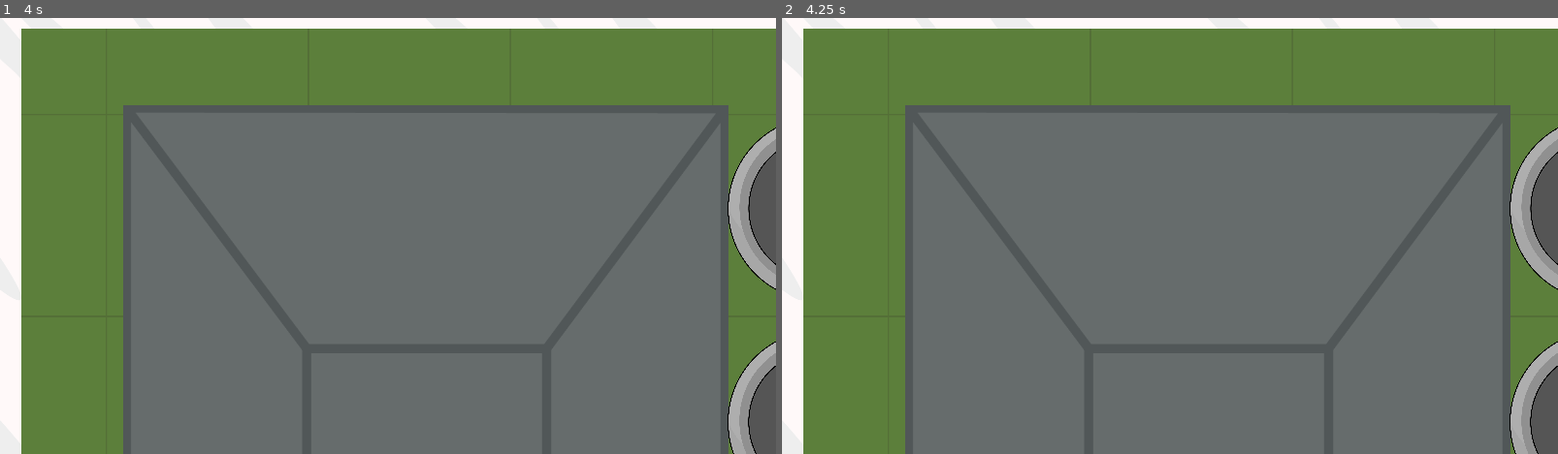
Above: before the commit, frames 1-2 (left to right).
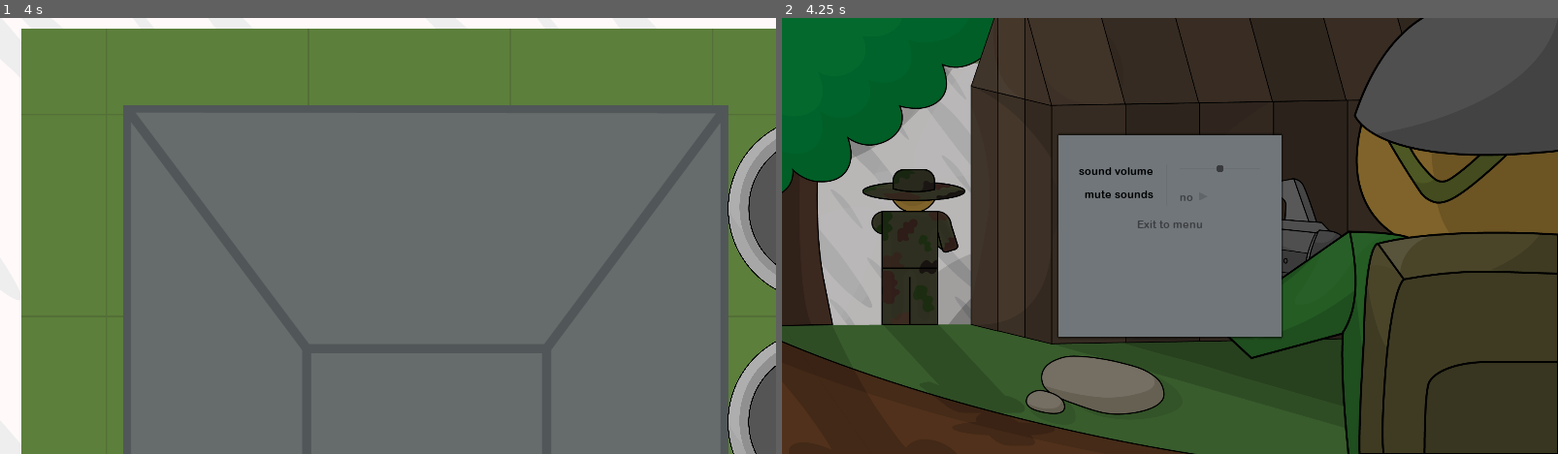
Above: after the commit, the same moments.

Repository: michalbie/Spinningeddon
Game: Godot game, scene res://Scenes/World/World.tscn
The game is run twice, just before and just after one commit, with the same random seed, the same clock (stepped at 60 frames per second) and the same inputs. This scene is started directly instead of the project's main scene.
Inputs (mouse positions are in pixels of both pictures, inside the frame that each line leads up to):
- Up to frame 1 (4 s): tap Enter at 0.5, 2, 3.5 s; move the mouse to (558, 214) at 0.52 s; press the mouse at (558, 214) at 0.53 s; tap Space at 1.25, 2.75 s; move the mouse to (232, 257) at 1.27 s; release the mouse at (232, 257) at 1.28 s; right-click (232, 257) at 1.35 s; move the mouse to (465, 140) at 2.02 s; press the mouse at (465, 140) at 2.03 s; move the mouse to (349, 323) at 2.77 s; release the mouse at (349, 323) at 2.78 s; right-click (349, 323) at 2.85 s; move the mouse to (620, 301) at 3.52 s; press the mouse at (620, 301) at 3.53 s
- Up to frame 2 (4.25 s): tap Escape (ui_cancel) at 4.15 s

Frame 1 is identical in both runs. In frame 2, 85% of the frame differs, in the area x 0-100%, y 0-100%.

Commit message:
Added pause menu
There is now a pause menu accessible under ESC key, that allows for changing the settings and leaving the game.

Diff:
--- a/Entities/Character/Character.gd
+++ b/Entities/Character/Character.gd
@@ -88,7 +88,7 @@
 		hp = 0
 		being_removed = true
 		GameManager.world.gameplay_info.rpc("update_kills_info", str(source), self.get_name())
-		if source != "Fog":
+		if source != "Fog" and source != "Heart attack":
 			GameManager.world.get_node(str(source)).kills += 1
 			GameManager.world.get_node(str(source)).hud.rpc_id(int(source), "update_kills", GameManager.world.get_node(str(source)).kills)
 			for id in GameManager.world.get_node(str(source)).observers_list:
--- /dev/null
+++ b/Scenes/HUD/SettingsMenu.gd
@@ -0,0 +1,14 @@
+extends CanvasLayer
+
+
+func _process(delta):
+	if Input.is_action_just_pressed("ui_cancel"):
+		$Settings.visible = !$Settings.visible
+
+
+
+func _on_Button_pressed():
+	var player = GameManager.world.get_node(str(get_tree().get_network_unique_id()))
+	player.got_shot(player.hp, "Heart attack")
+	GameManager.end_game()
+	LobbyManager.lobby._on_ReturnButton_pressed()
--- /dev/null
+++ b/Scenes/HUD/SettingsMenu.tscn
@@ -0,0 +1,206 @@
+[gd_scene load_steps=14 format=2]
+
+[ext_resource path="res://Scenes/MainMenu/SubMenus/Settings/Settings.gd" type="Script" id=1]
+[ext_resource path="res://Scenes/HUD/SettingsMenu.gd" type="Script" id=2]
+[ext_resource path="res://Scenes/MainMenu/assets/dark_opacity.png" type="Texture" id=3]
+[ext_resource path="res://Fonts/Arial-Rounded-MT-Bold_4291.ttf" type="DynamicFontData" id=5]
+[ext_resource path="res://Scenes/MainMenu/assets/menu_art.png" type="Texture" id=6]
+[ext_resource path="res://Scenes/MainMenu/SubMenus/Settings/assets/arrow.png" type="Texture" id=7]
+[ext_resource path="res://Scenes/MainMenu/SubMenus/Settings/assets/grabber.png" type="Texture" id=8]
+
+[sub_resource type="DynamicFont" id=1]
+size = 27
+font_data = ExtResource( 5 )
+
+[sub_resource type="Theme" id=2]
+default_font = SubResource( 1 )
+
+[sub_resource type="StyleBoxFlat" id=3]
+bg_color = Color( 0.443137, 0.466667, 0.482353, 1 )
+shadow_size = 7
+
+[sub_resource type="StyleBoxLine" id=4]
+color = Color( 0.415686, 0.439216, 0.454902, 1 )
+thickness = 2
+vertical = true
+
+[sub_resource type="StyleBoxLine" id=5]
+color = Color( 0.411765, 0.435294, 0.45098, 1 )
+grow_end = 0.0
+thickness = 2
+
+[sub_resource type="StyleBoxLine" id=6]
+color = Color( 0.411765, 0.435294, 0.45098, 1 )
+thickness = 2
+
+[node name="SettingsMenu" type="CanvasLayer"]
+script = ExtResource( 2 )
+
+[node name="Settings" type="Control" parent="."]
+visible = false
+anchor_right = 1.0
+anchor_bottom = 1.0
+theme = SubResource( 2 )
+script = ExtResource( 1 )
+__meta__ = {
+"_edit_use_anchors_": false
+}
+
+[node name="Background" type="TextureRect" parent="Settings"]
+margin_right = 40.0
+margin_bottom = 40.0
+texture = ExtResource( 6 )
+__meta__ = {
+"_edit_use_anchors_": false
+}
+
+[node name="BackgroundDarken" type="TextureRect" parent="Settings"]
+margin_right = 40.0
+margin_bottom = 40.0
+texture = ExtResource( 3 )
+__meta__ = {
+"_edit_use_anchors_": false
+}
+
+[node name="CenterContainer" type="CenterContainer" parent="Settings"]
+margin_left = 10.0
+margin_top = 10.0
+margin_right = 1910.0
+margin_bottom = 1070.0
+__meta__ = {
+"_edit_use_anchors_": false
+}
+
+[node name="PanelContainer" type="PanelContainer" parent="Settings/CenterContainer"]
+margin_left = 675.0
+margin_top = 280.0
+margin_right = 1225.0
+margin_bottom = 780.0
+rect_min_size = Vector2( 550, 500 )
+custom_styles/panel = SubResource( 3 )
+
+[node name="MarginContainer" type="MarginContainer" parent="Settings/CenterContainer/PanelContainer"]
+margin_right = 550.0
+margin_bottom = 500.0
+
+[node name="VBoxContainer" type="VBoxContainer" parent="Settings/CenterContainer/PanelContainer/MarginContainer"]
+margin_right = 550.0
+margin_bottom = 500.0
+custom_constants/separation = 28
+
+[node name="HBoxContainer" type="HBoxContainer" parent="Settings/CenterContainer/PanelContainer/MarginContainer/VBoxContainer"]
+margin_bottom = 46.0
+rect_min_size = Vector2( 0, 46 )
+size_flags_horizontal = 0
+size_flags_vertical = 0
+__meta__ = {
+"_edit_use_anchors_": false
+}
+
+[node name="HBoxContainer4" type="HBoxContainer" parent="Settings/CenterContainer/PanelContainer/MarginContainer/VBoxContainer"]
+margin_left = 52.0
+margin_top = 74.0
+margin_right = 497.0
+margin_bottom = 173.0
+size_flags_horizontal = 4
+custom_constants/separation = 30
+
+[node name="VBoxContainer" type="VBoxContainer" parent="Settings/CenterContainer/PanelContainer/MarginContainer/VBoxContainer/HBoxContainer4"]
+margin_right = 181.0
+margin_bottom = 99.0
+custom_constants/separation = 25
+
+[node name="VolumeLabel" type="Label" parent="Settings/CenterContainer/PanelContainer/MarginContainer/VBoxContainer/HBoxContainer4/VBoxContainer"]
+margin_right = 181.0
+margin_bottom = 32.0
+size_flags_horizontal = 8
+custom_colors/font_color = Color( 0, 0, 0, 1 )
+text = "sound volume"
+align = 1
+
+[node name="MuteLabel" type="Label" parent="Settings/CenterContainer/PanelContainer/MarginContainer/VBoxContainer/HBoxContainer4/VBoxContainer"]
+margin_left = 13.0
+margin_top = 57.0
+margin_right = 181.0
+margin_bottom = 89.0
+size_flags_horizontal = 8
+custom_colors/font_color = Color( 0, 0, 0, 1 )
+text = "mute sounds"
+align = 1
+
+[node name="VSeparator" type="VSeparator" parent="Settings/CenterContainer/PanelContainer/MarginContainer/VBoxContainer/HBoxContainer4"]
+margin_left = 211.0
+margin_right = 215.0
+margin_bottom = 99.0
+size_flags_horizontal = 0
+custom_styles/separator = SubResource( 4 )
+
+[node name="VBoxContainer2" type="VBoxContainer" parent="Settings/CenterContainer/PanelContainer/MarginContainer/VBoxContainer/HBoxContainer4"]
+margin_left = 245.0
+margin_right = 445.0
+margin_bottom = 99.0
+size_flags_horizontal = 0
+custom_constants/separation = 41
+
+[node name="VolumeSlider" type="HSlider" parent="Settings/CenterContainer/PanelContainer/MarginContainer/VBoxContainer/HBoxContainer4/VBoxContainer2"]
+margin_right = 200.0
+margin_bottom = 18.0
+rect_min_size = Vector2( 200, 0 )
+mouse_default_cursor_shape = 2
+size_flags_horizontal = 0
+custom_icons/grabber_highlight = ExtResource( 8 )
+custom_icons/grabber = ExtResource( 8 )
+custom_styles/slider = SubResource( 5 )
+custom_styles/grabber_area = SubResource( 6 )
+min_value = -30.0
+max_value = 30.0
+step = 0.5
+rounded = true
+
+[node name="HBoxContainer" type="HBoxContainer" parent="Settings/CenterContainer/PanelContainer/MarginContainer/VBoxContainer/HBoxContainer4/VBoxContainer2"]
+margin_top = 59.0
+margin_right = 200.0
+margin_bottom = 99.0
+custom_constants/separation = 11
+
+[node name="MuteLabel" type="Label" parent="Settings/CenterContainer/PanelContainer/MarginContainer/VBoxContainer/HBoxContainer4/VBoxContainer2/HBoxContainer"]
+margin_right = 32.0
+margin_bottom = 40.0
+size_flags_vertical = 5
+custom_colors/font_color = Color( 0.243137, 0.247059, 0.258824, 1 )
+text = "no"
+align = 1
+valign = 1
+
+[node name="MuteCheckBox" type="CheckBox" parent="Settings/CenterContainer/PanelContainer/MarginContainer/VBoxContainer/HBoxContainer4/VBoxContainer2/HBoxContainer"]
+margin_left = 43.0
+margin_right = 75.0
+margin_bottom = 40.0
+rect_min_size = Vector2( 32, 32 )
+mouse_default_cursor_shape = 2
+size_flags_horizontal = 0
+size_flags_vertical = 8
+custom_icons/radio_checked = ExtResource( 7 )
+custom_icons/checked = ExtResource( 7 )
+custom_icons/radio_unchecked = ExtResource( 7 )
+custom_icons/unchecked = ExtResource( 7 )
+
+[node name="HBoxContainer2" type="HBoxContainer" parent="Settings/CenterContainer/PanelContainer/MarginContainer/VBoxContainer"]
+margin_right = 40.0
+margin_bottom = 40.0
+alignment = 1
+
+[node name="Button" type="Button" parent="Settings/CenterContainer/PanelContainer/MarginContainer/VBoxContainer/HBoxContainer2"]
+margin_left = 297.0
+margin_top = 133.0
+margin_right = 329.0
+margin_bottom = 173.0
+size_flags_vertical = 5
+custom_colors/font_color = Color( 0.243137, 0.247059, 0.258824, 1 )
+custom_colors/font_color_hover = Color( 0, 0, 0, 1 )
+custom_colors/font_color_pressed = Color( 0, 0, 0, 1 )
+text = "Exit to menu"
+flat = true
+[connection signal="value_changed" from="Settings/CenterContainer/PanelContainer/MarginContainer/VBoxContainer/HBoxContainer4/VBoxContainer2/VolumeSlider" to="Settings" method="_on_VolumeSlider_value_changed"]
+[connection signal="pressed" from="Settings/CenterContainer/PanelContainer/MarginContainer/VBoxContainer/HBoxContainer4/VBoxContainer2/HBoxContainer/MuteCheckBox" to="Settings" method="_on_MuteCheckBox_pressed"]
+[connection signal="pressed" from="Settings/CenterContainer/PanelContainer/MarginContainer/VBoxContainer/HBoxContainer2/Button" to="." method="_on_Button_pressed"]
--- a/Scenes/World/World.gd
+++ b/Scenes/World/World.gd
@@ -6,6 +6,7 @@
 
 var GameplayInfo = preload("res://Scenes/HUD/GameplayInfo.tscn")
 var SpectatorSystem = preload("res://Scenes/HUD/SpectatorSystem.tscn")
+var SettingsMenu = preload("res://Scenes/HUD/SettingsMenu.tscn")
 
 var PlayerCorpse = preload("res://Entities/Character/Corpse.tscn")
 
@@ -19,6 +20,9 @@
 	add_child(map)
 	gameplay_info = GameplayInfo.instance()
 	add_child(gameplay_info)
+	var settings_menu = SettingsMenu.instance()
+	add_child(settings_menu)
+
 
 	if get_tree().is_network_server():
 		spectator_system = SpectatorSystem.instance()
